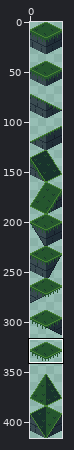
Pixel-art file -- assets/img/settlements/tileset_buildings.aseprite. Above: a wide view before the commit, with the close-up outlined.
Close-up. Before the commit:
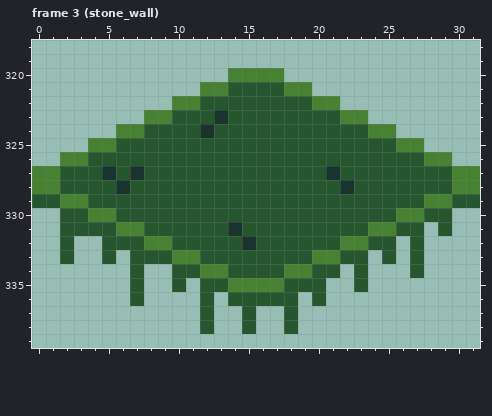
32x416 pixels, 6 frames. Shown: frame 3 (stone_wall): x 0..31, y 318..339. The commit also changed other frames or places, which this record leaves out.
And afterwards:
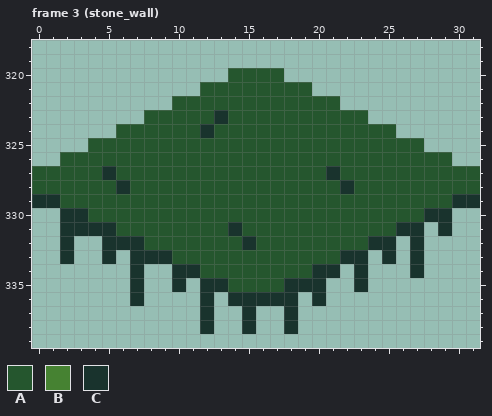
Palette (. is transparent): A #25562e  B #468232  C #19332d
The exact change:
--- frame 3 (stone_wall), layer "Extras"
@@ x 0..31 @@
 319 ................................
-320 ..............BBBB..............
-321 ............BBAAAABB............
-322 ..........BBAAAAAAAABB..........
-323 ........BBAAACAAAAAAAABB........
-324 ......BBAAAACAAAAAAAAAAABB......
-325 ....BBAAAAAAAAAAAAAAAAAAAABB....
-326 ..BBAAAAAAAAAAAAAAAAAAAAAAAABB..
-327 BBAAACACAAAAAAAAAAAAACAAAAAAAABB
-328 BBAAAACAAAAAAAAAAAAAAACAAAAAAABB
-329 AABBAAAAAAAAAAAAAAAAAAAAAAAABBAA
-330 ..AABBAAAAAAAAAAAAAAAAAAAABBAA..
-331 ..AAAABBAAAAAACAAAAAAAAABBAA.A..
-332 ..A..AAABBAAAAACAAAAAABBAA.A....
-333 ..A..A.AAABBAAAAAAAABBAA.A.A....
-334 .......A..AABBAAAABBAA.A...A....
-335 .......A..A.AABBBBAAA..A........
-336 .......A....A.AAAAA.A...........
-337 ............A..A..A.............
-338 ............A..A..A.............
+320 ..............AAAA..............
+321 ............AAAAAAAA............
+322 ..........AAAAAAAAAAAA..........
+323 ........AAAAACAAAAAAAAAA........
+324 ......AAAAAACAAAAAAAAAAAAA......
+325 ....AAAAAAAAAAAAAAAAAAAAAAAA....
+326 ..AAAAAAAAAAAAAAAAAAAAAAAAAAAA..
+327 AAAAACAAAAAAAAAAAAAAACAAAAAAAAAA
+328 AAAAAACAAAAAAAAAAAAAAACAAAAAAAAA
+329 CCAAAAAAAAAAAAAAAAAAAAAAAAAAAACC
+330 ..CCAAAAAAAAAAAAAAAAAAAAAAAACC..
+331 ..CCCCAAAAAAAACAAAAAAAAAAACC.C..
+332 ..C..CCCAAAAAAACAAAAAAAACC.C....
+333 ..C..C.CCCAAAAAAAAAAAACC.C.C....
+334 .......C..CCAAAAAAAACC.C...C....
+335 .......C..C.CCAAAACCC..C........
+336 .......C....C.CCCCC.C...........
+337 ............C..C..C.............
+338 ............C..C..C.............
 339 ................................
Boxes around the changes in both close-ups, in picture pixels (x1, y1, x2, y2):
changed: (32, 68, 480, 334)
